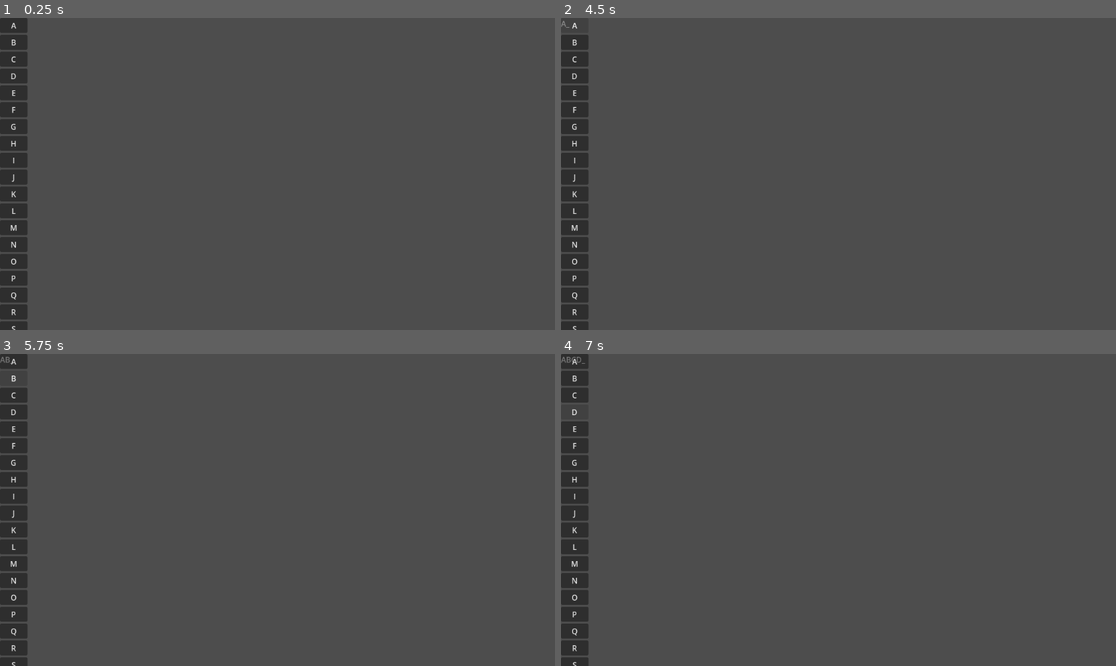
Above: before the commit, frames 1-4 (two rows, left to right).
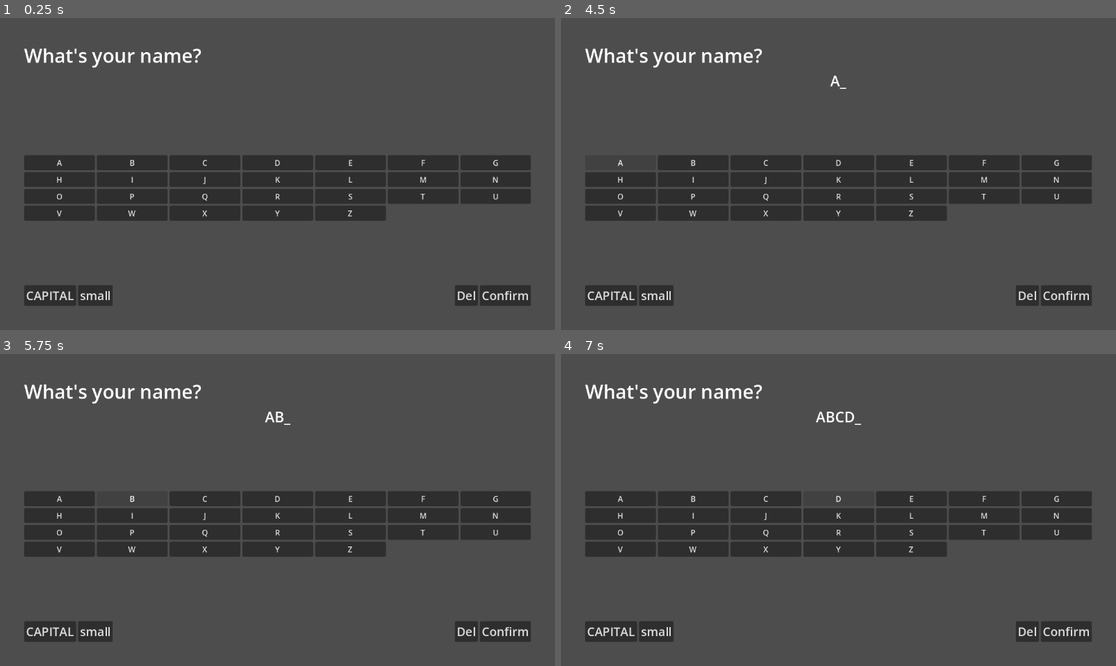
Above: after the commit, the same moments.

Repository: Jose-Prince/UVG-Tesis-Game
Game: Godot game, scene res://Scenes/input_system.tscn
Same seed, same stepped clock (60 frames per second), same inputs: the game is played once before the commit and once after it. This scene is started directly instead of the project's main scene.
Inputs (mouse positions are in pixels of both pictures, inside the frame that each line leads up to):
- Up to frame 1 (0.25 s): no input
- Up to frame 2 (4.5 s): click (610, 295) at 0.5 s, where only the run after the commit has a clickable "CAPITAL"; click (655, 295) at 1.25 s, where only the run after the commit has a clickable "small"; click (1027, 295) at 2 s, where only the run after the commit has a clickable "Del"; click (1066, 295) at 2.75 s, where only the run after the commit has a clickable "Confirm"; click (1066, 295) at 3.5 s, where only the run after the commit has a clickable "Confirm"; click "A" at 4.25 s
- Up to frame 3 (5.75 s): click "B" at 5 s
- Up to frame 4 (7 s): click "C" at 5.75 s; click "D" at 6.5 s

The runs differ from the first frame. In frame 1, 22% of the frame differs, in the area x 0-96%, y 0-100%; in frame 2, 21%; in frame 3, 21%; in frame 4, 21%.

Commit message:
style: stylize name input

Diff:
--- a/Scenes/input_system.tscn
+++ b/Scenes/input_system.tscn
@@ -4,15 +4,73 @@
 
 [node name="InputSystem" type="Control" unique_id=42196537]
 layout_mode = 3
-anchors_preset = 0
+anchors_preset = 15
+anchor_right = 1.0
+anchor_bottom = 1.0
+grow_horizontal = 2
+grow_vertical = 2
 script = ExtResource("1_3q7ch")
 
-[node name="NameLabel" type="Label" parent="." unique_id=442853375]
-layout_mode = 0
-offset_right = 40.0
-offset_bottom = 23.0
+[node name="MarginContainer" type="MarginContainer" parent="." unique_id=358549706]
+layout_mode = 1
+anchors_preset = 15
+anchor_right = 1.0
+anchor_bottom = 1.0
+grow_horizontal = 2
+grow_vertical = 2
+theme_override_constants/margin_left = 50
+theme_override_constants/margin_top = 50
+theme_override_constants/margin_right = 50
+theme_override_constants/margin_bottom = 50
 
-[node name="LetterGrid" type="GridContainer" parent="." unique_id=399165529]
-layout_mode = 0
-offset_right = 40.0
-offset_bottom = 40.0
+[node name="VBoxContainer" type="VBoxContainer" parent="MarginContainer" unique_id=633365435]
+layout_mode = 2
+
+[node name="Label" type="Label" parent="MarginContainer/VBoxContainer" unique_id=1599420325]
+layout_mode = 2
+theme_override_font_sizes/font_size = 40
+text = "What's your name?"
+
+[node name="NameLabel" type="Label" parent="MarginContainer/VBoxContainer" unique_id=442853375]
+layout_mode = 2
+theme_override_font_sizes/font_size = 30
+horizontal_alignment = 1
+vertical_alignment = 1
+
+[node name="LetterGrid" type="GridContainer" parent="MarginContainer/VBoxContainer" unique_id=399165529]
+layout_mode = 2
+size_flags_horizontal = 5
+size_flags_vertical = 6
+columns = 7
+
+[node name="BottomButtons" type="HBoxContainer" parent="MarginContainer/VBoxContainer" unique_id=894474764]
+layout_mode = 2
+
+[node name="LetterSizeContainer" type="HBoxContainer" parent="MarginContainer/VBoxContainer/BottomButtons" unique_id=1424022138]
+layout_mode = 2
+size_flags_horizontal = 3
+
+[node name="CapitalButton" type="Button" parent="MarginContainer/VBoxContainer/BottomButtons/LetterSizeContainer" unique_id=1163967194]
+layout_mode = 2
+theme_override_font_sizes/font_size = 25
+text = "CAPITAL"
+
+[node name="SmallButton" type="Button" parent="MarginContainer/VBoxContainer/BottomButtons/LetterSizeContainer" unique_id=1606731495]
+layout_mode = 2
+theme_override_font_sizes/font_size = 25
+text = "small"
+
+[node name="HBoxContainer" type="HBoxContainer" parent="MarginContainer/VBoxContainer/BottomButtons" unique_id=1767275173]
+layout_mode = 2
+size_flags_horizontal = 3
+alignment = 2
+
+[node name="DelButton" type="Button" parent="MarginContainer/VBoxContainer/BottomButtons/HBoxContainer" unique_id=805069516]
+layout_mode = 2
+theme_override_font_sizes/font_size = 25
+text = "Del"
+
+[node name="ConfirmButton" type="Button" parent="MarginContainer/VBoxContainer/BottomButtons/HBoxContainer" unique_id=388306053]
+layout_mode = 2
+theme_override_font_sizes/font_size = 25
+text = "Confirm"
--- a/Scripts/name_entry.gd
+++ b/Scripts/name_entry.gd
@@ -4,18 +4,21 @@
 	"A","B","C","D","E","F","G","H","I",
 	"J","K","L","M","N","O","P","Q","R",
 	"S","T","U","V","W","X","Y","Z",
-	"SPACE","DEL","OK"
 ]
 
 var written_name := ""
 
-@onready var name_label: Label = $NameLabel
-@onready var letter_grid: GridContainer = $LetterGrid
+@onready var name_label: Label = $MarginContainer/VBoxContainer/NameLabel
+@onready var letter_grid: GridContainer = $MarginContainer/VBoxContainer/LetterGrid
 
 # Called when the node enters the scene tree for the first time.
 func _ready() -> void:
 	for key in keys:
 		var btn = Button.new()
+
+		btn.size_flags_horizontal = Control.SIZE_EXPAND_FILL
+		btn.size_flags_vertical = Control.SIZE_EXPAND_FILL
+
 		btn.text = key
 		btn.pressed.connect(_on_key_selected.bind(key))
 		letter_grid.add_child(btn)
